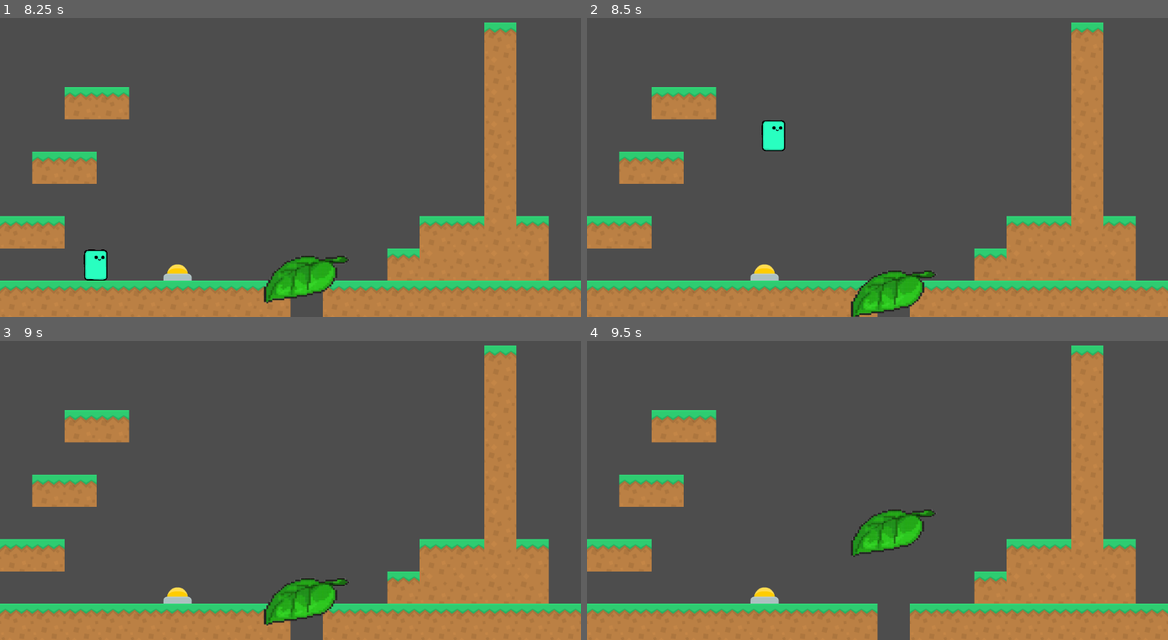
Above: before the commit, frames 1-4 (two rows, left to right).
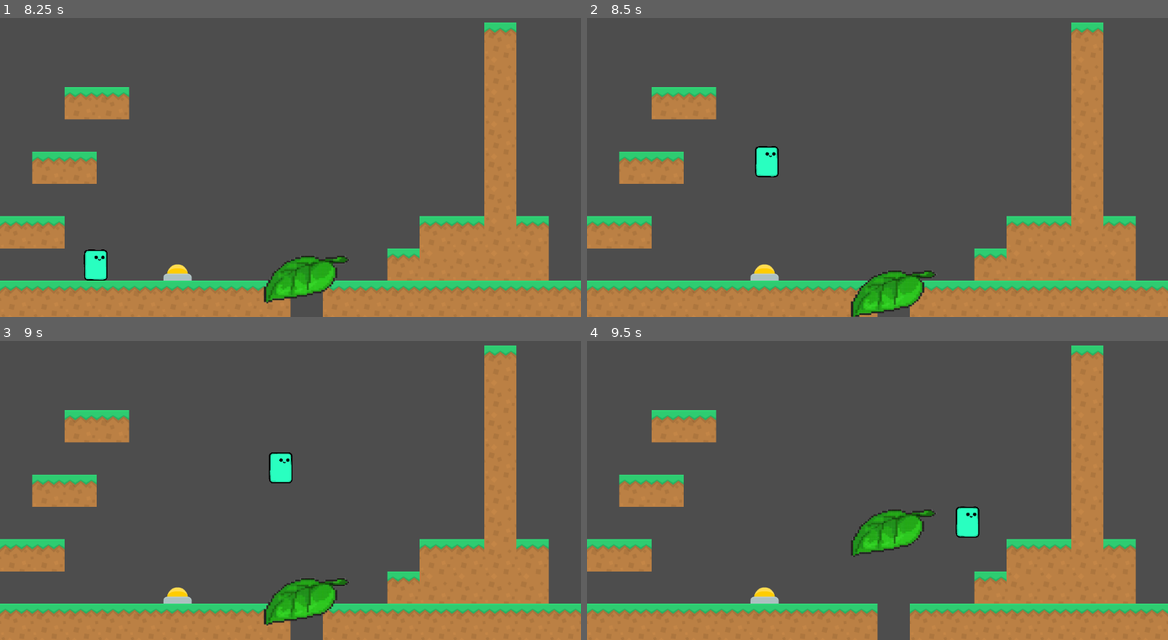
Above: after the commit, the same moments.

Repository: mikanthrop/Projektstudium_Fukurou
Game: Godot game, scene res://assets/scenes/screens/main.tscn
The game is run twice, just before and just after one commit, with the same random seed, the same clock (stepped at 60 frames per second) and the same inputs.
Inputs:
- Up to frame 1 (8.25 s): hold Shift (dash) 0.53-1.28 s; hold Right (move_right) 0.53-2.03 s; tap Space (jump) at 0.77, 1.52, 3.02, 3.77, 4.52, 6.02, 6.77, 7.52 s; tap D (hold) every 1.5 s from 1.35 to 7.35 s; hold Left (move_left) 2.03-2.78 s; hold Shift (dash) 2.03-2.78 s; hold Right (move_right) 2.78-4.28 s; hold Shift (dash) 3.53-4.28 s; hold Left (move_left) 4.28-5.03 s; hold Right (move_right) 5.03-5.78 s; hold Shift (dash) 5.03-5.78 s; hold Left (move_left) 5.78-7.28 s; hold Shift (dash) 6.53-7.28 s; hold Right (move_right) from 7.28 s (still down); hold Shift (dash) from 8.03 s (still down)
- Up to frame 2 (8.5 s): keep holding Right (move_right); keep holding Shift (dash)
- Up to frame 3 (9 s): keep holding Right (move_right); release Shift (dash) at 8.78 s; tap D (hold) at 8.85 s
- Up to frame 4 (9.5 s): keep holding Right (move_right); tap Space (jump) at 9.02 s

Frame 1 is identical in both runs. In frame 2, 0.8% of the frame differs, in the area x 28-35%, y 34-54%; in frame 3, 0.4%; in frame 4, 0.4%.

Commit message:
Fix: bounce shroom now working properly

Diff:
--- a/assets/scenes/prefabs/bounce_shroom.gd
+++ b/assets/scenes/prefabs/bounce_shroom.gd
@@ -12,6 +12,7 @@
 	## check if body entered is player (via name)
 	if (body.name == "Player"):
 		var player: Player = owner.get_node_or_null(NodePath(body.name))
+
 
 		if player:
 			## instantiate y coordinate of jump_velocity
--- a/assets/scenes/prefabs/moving_plattform.tscn
+++ b/assets/scenes/prefabs/moving_plattform.tscn
@@ -65,7 +65,6 @@
 [node name="AnimatableBody2D" type="AnimatableBody2D" parent="."]
 position = Vector2(-6, 646)
 rotation = -1.56151
-scale = Vector2(1, 1)
 collision_layer = 2
 collision_mask = 2
 
--- a/assets/scripts/Player/movement/walking.gd
+++ b/assets/scripts/Player/movement/walking.gd
@@ -39,6 +39,8 @@
 	parent.velocity.y += gravity*delta
 	print("state walking: parent velocity x: ",  parent.velocity.x)
 	# if player has negativ y velocity change state to falling
+	if parent.velocity.y < 0 and !parent.is_on_floor():
+		return idle_state
 	if parent.velocity.y > 0 and !parent.is_on_floor():
 		return fall_state
 
